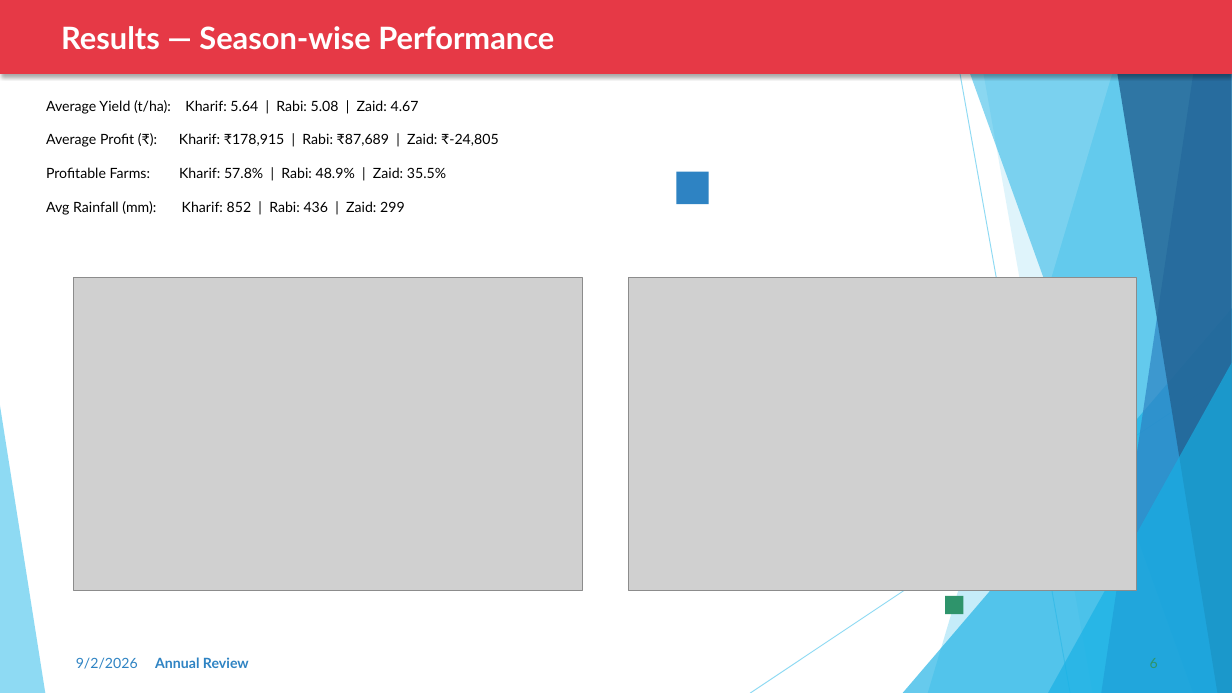
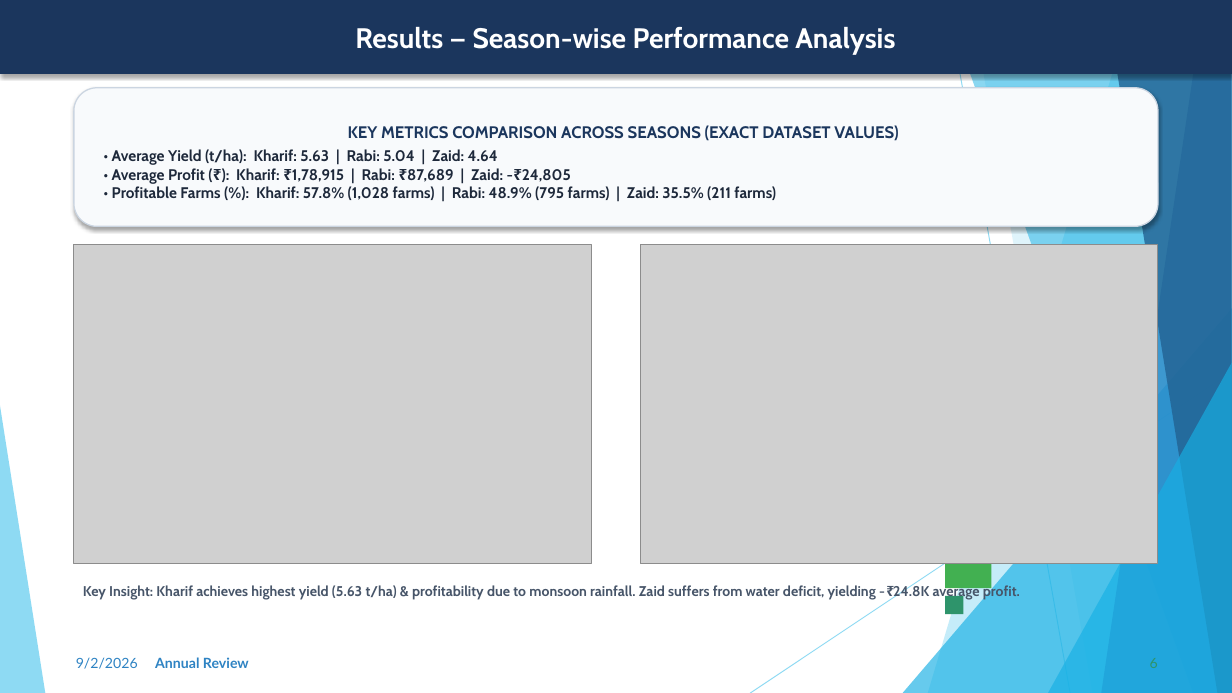
Before and after one commit to krishna3163/Seasonal-Agriculture-Performance-Analysis, a slide deck: slide 6 of VOIS_Project_PPT.pptx. Drawn at 1232x693 pixels with LibreOffice and Linux fonts; fonts in the diff are those of the drawing; grey boxes stand for pictures. Boxes give left, top, right and bottom in pixels: in the first picture for what was removed or moved away, otherwise in the second. Text is boxed around its words. In the diff, an @@ line names an element or a change of style, - is before the commit and + after.

```diff
--- a/VOIS_Project_PPT.pptx
+++ b/VOIS_Project_PPT.pptx
@@ rectangle "Results — Season-wise Performance Analysis" at (0, 0, 1232, 74): fill #E63946 to #1B365D; outline none to #1B365D 1 pt @@
@@ text in rectangle at (355, 27, 895, 54): text changed; size 24 to 22 pt; font Lato to Cabin @@
-Results — Season-wise Performance
+Results — Season-wise Performance Analysis
@@ rounded rectangle "KEY METRICS COMPARISON ACROSS SEASONS ...": place and size @@
-rounded rectangle "KEY METRICS COMPARISON ACROSS SEASONS ..." at (46, 100, 499, 215)
+rounded rectangle "KEY METRICS COMPARISON ACROSS SEASONS ..." at (74, 88, 1158, 226)
@@ rounded rectangle "KEY METRICS COMPARISON ACROSS SEASONS ..." at (74, 88, 1158, 226): vertical alignment top to middle; fill none to #F8FAFC; outline none to #CBD5E1 1 pt; shadow on @@
@@ text in rounded rectangle at (112, 125, 898, 200): text changed; size 11 to 12 pt; font Lato to Cabin; text colour #000000 to #1E293B; bold on @@
-Average Yield (t/ha): Kharif: 5.64 | Rabi: 5.08 | Zaid: 4.67
-Average Profit (₹): Kharif: ₹178,915 | Rabi: ₹87,689 | Zaid: ₹-24,805
-Profitable Farms: Kharif: 57.8% | Rabi: 48.9% | Zaid: 35.5%
-Avg Rainfall (mm): Kharif: 852 | Rabi: 436 | Zaid: 299
+KEY METRICS COMPARISON ACROSS SEASONS (EXACT DATASET VALUES)
+• Average Yield (t/ha): Kharif: 5.63 | Rabi: 5.04 | Zaid: 4.64
+• Average Profit (₹): Kharif: ₹1,78,915 | Rabi: ₹87,689 | Zaid: -₹24,805
+• Profitable Farms (%): Kharif: 57.8% (1,028 farms) | Rabi: 48.9% (795 farms) | Zaid: 35.5% (211 farms)
@@ rectangle removed at (677, 172, 709, 204) @@
@@ picture: place and size @@
-picture at (74, 277, 582, 592)
+picture at (74, 245, 592, 564)
@@ picture: place and size @@
-picture at (628, 277, 1137, 591)
+picture at (640, 245, 1158, 564)
@@ rectangle added at (945, 543, 992, 589), fill #42B051 @@
@@ text added at (83, 584, 1020, 600), 11 pt, text #475569, bold @@
+Key Insight: Kharif achieves highest yield (5.63 t/ha) & profitability due to monsoon rainfall. Zaid suffers from water deficit, yielding -₹24.8K average profit.
```
Also in this commit, not shown: 13 other slides changed.
